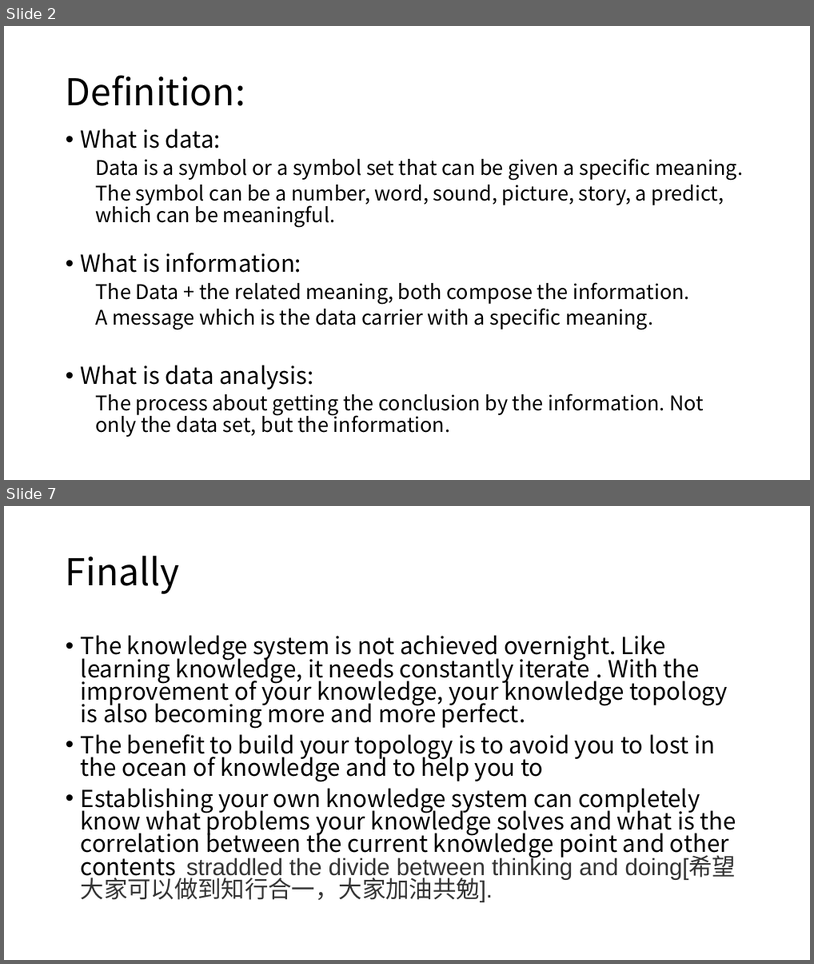
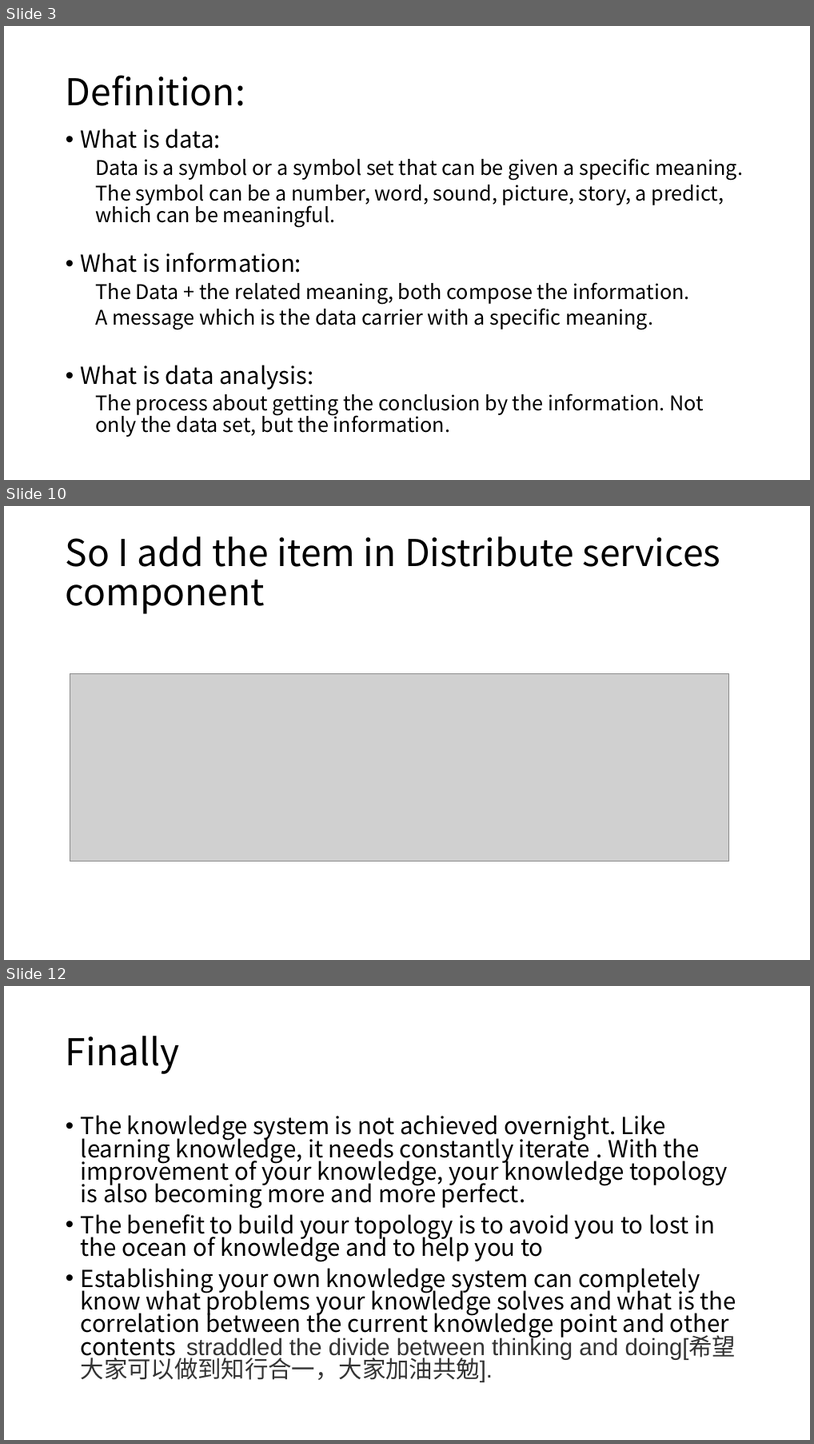
Before and after one commit to zicheng-pan/python-requestforlagou, a slide deck: New Microsoft PowerPoint 演示文稿.pptx. Shown one above the other, each under a label of ours: slides 2 and 7 before the commit, slides 3, 10 and 12 after it; the slides between them are not shown. The pictures are 814x964 and 814x1444 pixels, drawn with LibreOffice and Linux fonts; fonts in the diff are those of the drawing; grey boxes stand for pictures. Boxes give left, top, right and bottom in pixels: in the first picture for what was removed or moved away, otherwise in the second. Text is boxed around its words. In the diff, an @@ line names an element or a change of style, - is before the commit and + after.

```diff
--- a/New Microsoft PowerPoint 演示文稿.pptx
+++ b/New Microsoft PowerPoint 演示文稿.pptx
@@ slide 10 added at (4, 506, 810, 960), background #FFFFFF @@
@@ title added at (66, 536, 721, 614), 44 pt, text #000000 @@
+So I add the item in Distribute services component
@@ picture added at (70, 673, 730, 860) @@
@@ what was slide 2 is now slide 3 @@
@@ what was slide 7 is now slide 12 @@
```
Also in this commit, not shown: 4 slides changed, 4 other slides added, 1 other file.
